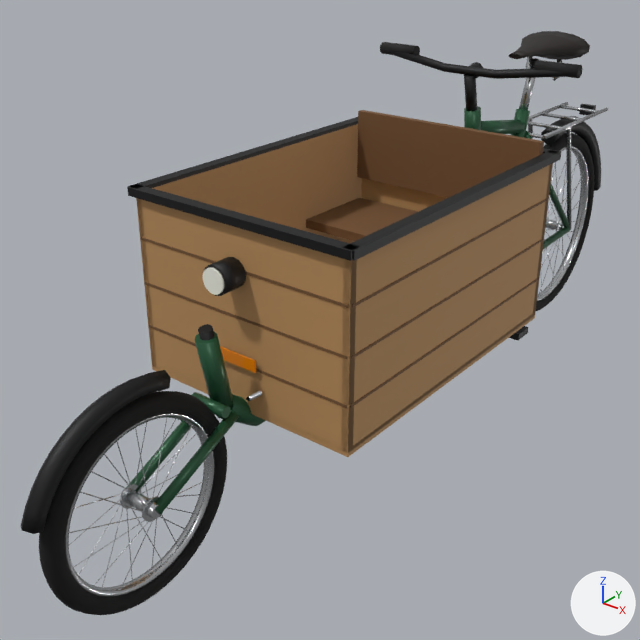
One commit to the Blender file data/models/bikes/longjohn/longjohn.blend: the scene before it, then after it.
Rendered twice from a camera (50 mm lens) standing at (1.25, -1.93, 1.42) and looking at (-0.15, -0.18, 0.33). Lighting does not change. The marker at lower right points along +X, +Y and +Z. The older version comes first.

Before the edit, the objects in view are built like this:
```python
me_fork = bpy.data.meshes.new('fork')
me_fork.from_pydata(...)  # 166 vertices, 126 faces; spans x -0.057..0.057, y -0.494..0.056, z -0.322..0.023
# faces by material slot: [38, 88]
me_fork.materials.append(mat_paint)  # dark green #2a5c3d
me_fork.materials.append(mat_dark)  # black #0d0d10
me_frame = bpy.data.meshes.new('frame')
me_frame.from_pydata(...)  # 798 vertices, 590 faces; spans x -0.32..0.32, y -0.78..1.36, z 0.18..1.02
# faces by material slot: [138, 142, 86, 122, 30, 66, 6]
me_frame.materials.append(mat_paint)  # dark green #2a5c3d
me_frame.materials.append(mat_metal)  # light grey #c8cbcd
me_frame.materials.append(mat_saddle)  # black #181009
me_frame.materials.append(mat_dark)  # black #0d0d10
me_frame.materials.append(mat_wood)  # orange #b98d5c
me_frame.materials.append(mat_wood_dark)  # brown #735130
me_frame.materials.append(mat_reflector)  # orange #e68105
me_light_front = bpy.data.meshes.new('light_front')
me_light_front.from_pydata(...)  # 64 vertices, 38 faces; spans x -0.0341..0.0341, y -0.036..0.03, z -0.035..0.035
# faces by material slot: [22, 16]
me_light_front.materials.append(mat_dark)  # black #0d0d10
me_light_front.materials.append(mat_lamp_front)  # white #f3f3e6
ob_fork = bpy.data.objects.new('fork', me_fork)
ob_fork.parent = ob_frame
ob_fork.location = (0.0, -0.76, 0.56)
ob_frame = bpy.data.objects.new('frame', me_frame)
ob_frame.location = (0.0, 0.0, 0.0)
ob_light_front = bpy.data.objects.new('light_front', me_light_front)
ob_light_front.parent = ob_frame
ob_light_front.location = (0.0, -0.695, 0.68)
# also in view: 'wheel_front' at (0.0, -0.98, 0.25); 'bar' at (0.0, 0.31, 0.93); 'wheel_rear' at (0.0, 0.98, 0.33)
```
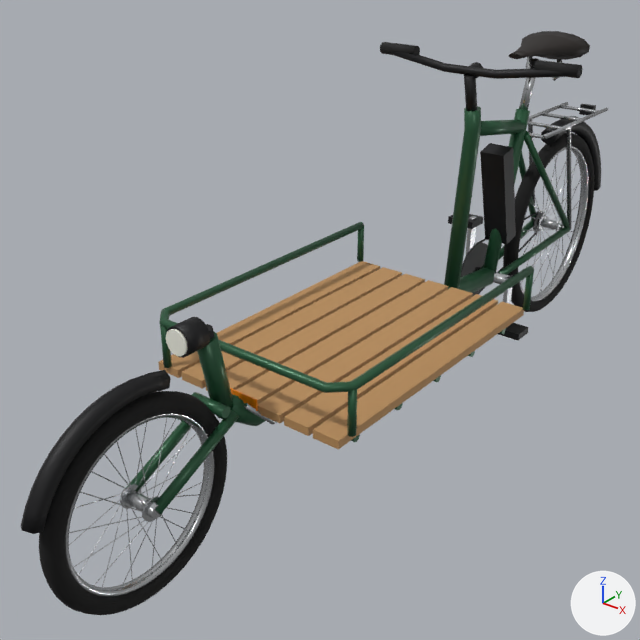
Boxes (x1, y1, x2, y2) around the edits, measured in the pictures (640 x 640 px):
```json
{"object": "frame", "change": "reshaped", "before": [127, 31, 608, 457], "after": [158, 31, 608, 449], "on screen": "6% narrower"}
{"object": "light_front", "change": "moved", "before": [203, 257, 246, 296], "after": [166, 317, 210, 358]}
{"part": 1, "of": "me_frame", "change": "added", "after": [357, 227, 364, 262]}
{"part": 2, "of": "me_frame", "change": "added", "after": [160, 325, 172, 368]}
{"part": 3, "of": "me_frame", "change": "added", "after": [347, 389, 357, 437], "on screen": "dark green"}
{"part": 4, "of": "me_frame", "change": "added", "after": [523, 272, 534, 310]}
{"part": 5, "of": "me_frame", "change": "added", "after": [230, 388, 258, 411]}
{"part": 6, "of": "me_frame", "change": "rebuilt", "before": [246, 391, 262, 401], "after": [243, 403, 277, 425]}
{"part": 7, "of": "me_frame", "change": "added", "after": [159, 222, 534, 393]}
{"part": 8, "of": "me_frame", "change": "deleted", "before": [127, 110, 561, 359]}
{"part": 9, "of": "me_frame", "change": "cut back", "before": [136, 124, 560, 457], "after": [158, 261, 473, 423]}
{"part": 10, "of": "me_frame", "change": "recoloured", "before": [149, 238, 544, 408], "after": [205, 274, 524, 449]}
{"part": 11, "of": "me_frame", "change": "recoloured", "before": [220, 347, 255, 373], "after": [181, 372, 202, 388]}
```

The change, as JSON lines over the scene's bpy script:
```json
{"block": "me_frame", "where": "# used by ob_frame; location = (0.0, 0.0, 0.0)"}
{"op": "remove", "block": "me_frame", "code": "me_frame.from_pydata(...)  # 798 vertices, 590 faces; spans x -0.32..0.32, y -0.78..1.36, z 0.18..1.02"}
{"op": "add", "block": "me_frame", "code": "me_frame.from_pydata(...)  # 892 vertices, 650 faces; spans x -0.3..0.3, y -0.78..1.36, z 0.18..1.02"}
{"block": "me_frame", "change": "me_frame part 1: a new loose piece, an 8-sided cylinder along z spanning x -0.3..-0.28, y 0.19..0.21, z 0.36..0.48, in mat_paint (dark green #2a5c3d)"}
{"block": "me_frame", "change": "me_frame part 2: a new loose piece, an 8-sided cylinder along z spanning x -0.26..-0.24, y -0.67..-0.65, z 0.36..0.48, in mat_paint (dark green #2a5c3d)"}
{"block": "me_frame", "change": "me_frame part 3: a new loose piece, an 8-sided cylinder along z spanning x 0.28..0.3, y -0.63..-0.61, z 0.36..0.48, in mat_paint (dark green #2a5c3d)"}
{"block": "me_frame", "change": "me_frame part 4: a new loose piece, an 8-sided cylinder along z spanning x 0.28..0.3, y 0.19..0.21, z 0.36..0.48, in mat_paint (dark green #2a5c3d)"}
{"block": "me_frame", "change": "me_frame part 5: a new loose piece, a box spanning x -0.06..0.06, y -0.674..-0.67, z 0.355..0.385, in mat_reflector (orange #e68105)"}
{"block": "me_frame", "change": "me_frame part 6: the loose piece of 12 vertices spanning x 0.05..0.07, y -0.7..0.28, z 0.32..0.41 is rebuilt with 18 vertices and now spans x 0.04..0.07, y -0.7..0.28, z 0.29..0.38"}
{"block": "me_frame", "change": "me_frame part 7: a new loose piece of 48 vertices spanning x -0.3..0.3, y -0.67..0.2, z 0.47..0.49, in mat_paint (dark green #2a5c3d)"}
{"block": "me_frame", "change": "me_frame part 8: 9 loose pieces with 72 vertices, spanning x -0.32..0.32, y -0.68..0.23, z 0.55..0.84, are deleted"}
{"block": "me_frame", "change": "me_frame part 9"}
{"block": "me_frame", "change": "52 vertices are removed from x -0.32..0.32, y -0.67..0.22, z 0.33..0.81"}
{"block": "me_frame", "change": "45 faces are deleted"}
{"block": "me_frame", "change": "44 vertices move from x -0.32..0.32, y -0.67..0.23, z 0.45..0.81 to x -0.28..0.28, y -0.66..0.2, z 0.34..0.36"}
{"block": "me_frame", "change": "4 vertices are added at (-0.28, -0.66, 0.34), (-0.28, -0.66, 0.36), (-0.21, -0.66, 0.34), (-0.21, -0.66, 0.36)"}
{"block": "me_frame", "change": "8 new vertices lie (0.0, 0.86, 0.0) away from vertices in x -0.31..0.31, y -0.67..-0.66, z 0.45..0.48"}
{"block": "me_frame", "change": "15 new faces join them, mat_wood (orange #b98d5c)"}
{"block": "me_frame", "change": "me_frame part 10: 25 faces spanning x -0.12..0.28, y -0.66..0.2, z 0.34..0.36 switch from mat_wood_dark (brown #735130) to mat_wood (orange #b98d5c)"}
{"block": "me_frame", "change": "me_frame part 11: 1 face spanning x -0.2..-0.13, y -0.66, z 0.34..0.36 switches from mat_reflector (orange #e68105) to mat_wood (orange #b98d5c)"}
{"block": "me_frame", "change": "other edits to the shape of me_frame do not show in these pictures"}
{"op": "set", "path": "ob_light_front.location", "old": "(0.0, -0.695, 0.68)", "new": "(0.0, -0.81, 0.58)"}
```
